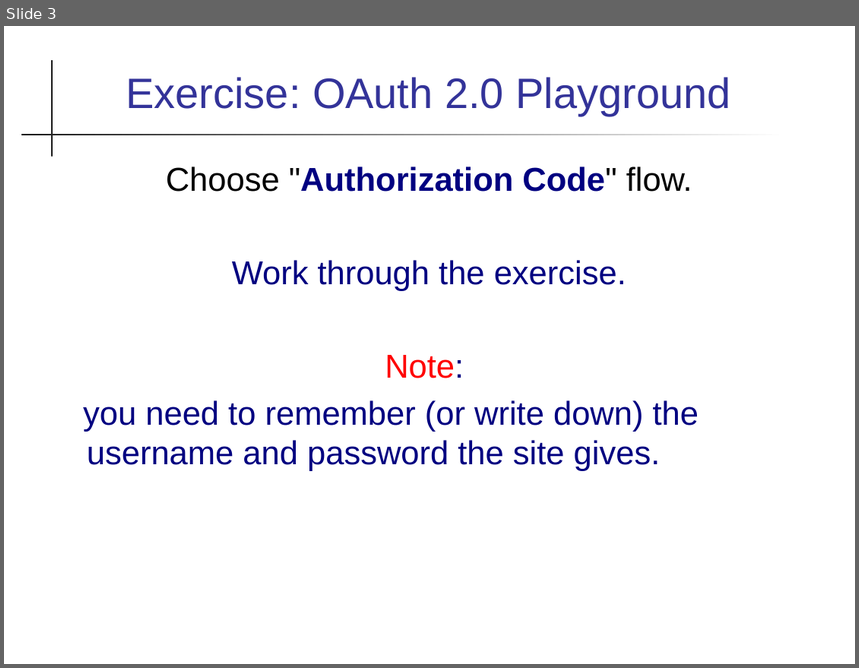
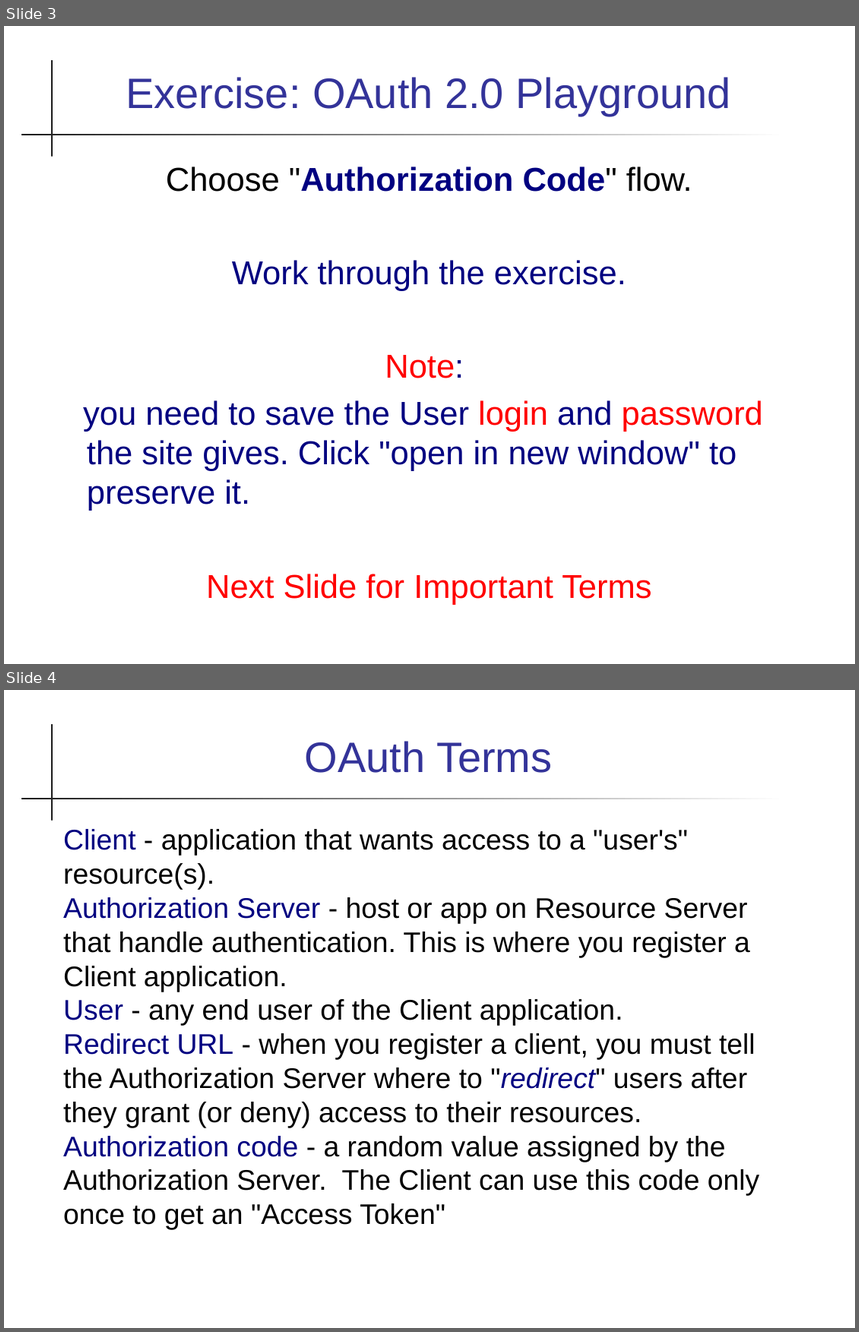
Before and after one commit to cpske/ISP, a slide deck: authentication/OAuth-Playground.pptx. Shown one above the other, each under a label of ours: slide 3 before the commit, slides 3 and 4 after it. The pictures are 859x668 and 859x1332 pixels, drawn with LibreOffice and Linux fonts; fonts in the diff are those of the drawing. Boxes give left, top, right and bottom in pixels: in the first picture for what was removed or moved away, otherwise in the second. Text is boxed around its words. In the diff, an @@ line names an element or a change of style, - is before the commit and + after.

Commit message:
minor update to OAuth presentation

```diff
--- a/authentication/OAuth-Playground.pptx
+++ b/authentication/OAuth-Playground.pptx
@@ slide 4 added at (x1=4, y1=690, x2=855, y2=1328), background #FFFFFF; not listed: 2 template elements that a slide beside it also shows @@
@@ text added at (x1=305, y1=741, x2=552, y2=773), 36 pt, text #333399 @@
+OAuth Terms
@@ text added at (x1=63, y1=829, x2=759, y2=1230), 24 pt, text #000000 @@
+Client - application that wants access to a "user's" resource(s).
+Authorization Server - host or app on Resource Server that handle authentication. This is where you register a Client application.
+User - any end user of the Client application.
+Redirect URL - when you register a client, you must tell the Authorization Server where to "redirect" users after they grant (or deny) access to their resources.
+Authorization code - a random value assigned by the Authorization Server. The Client can use this code only once to get an "Access Token"
@@ slide 3 changed as well @@
@@ text at (x1=83, y1=401, x2=763, y2=605): text changed @@
-you need to remember (or write down) the username and password the site gives.
+you need to save the User login and password the site gives. Click "open in new window" to preserve it.
+Next Slide for Important Terms
```
Also in this commit, not shown: 1 other slide added, 1 slide removed, 1 other file.
